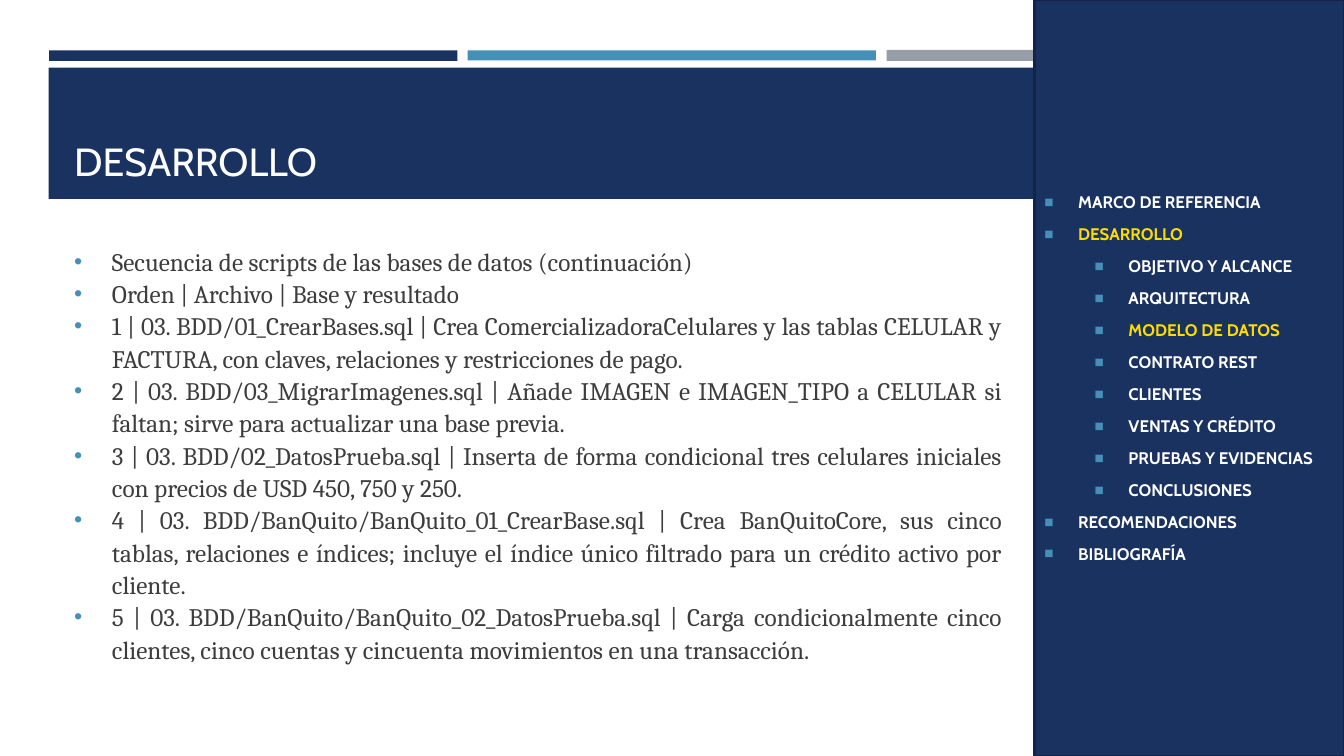
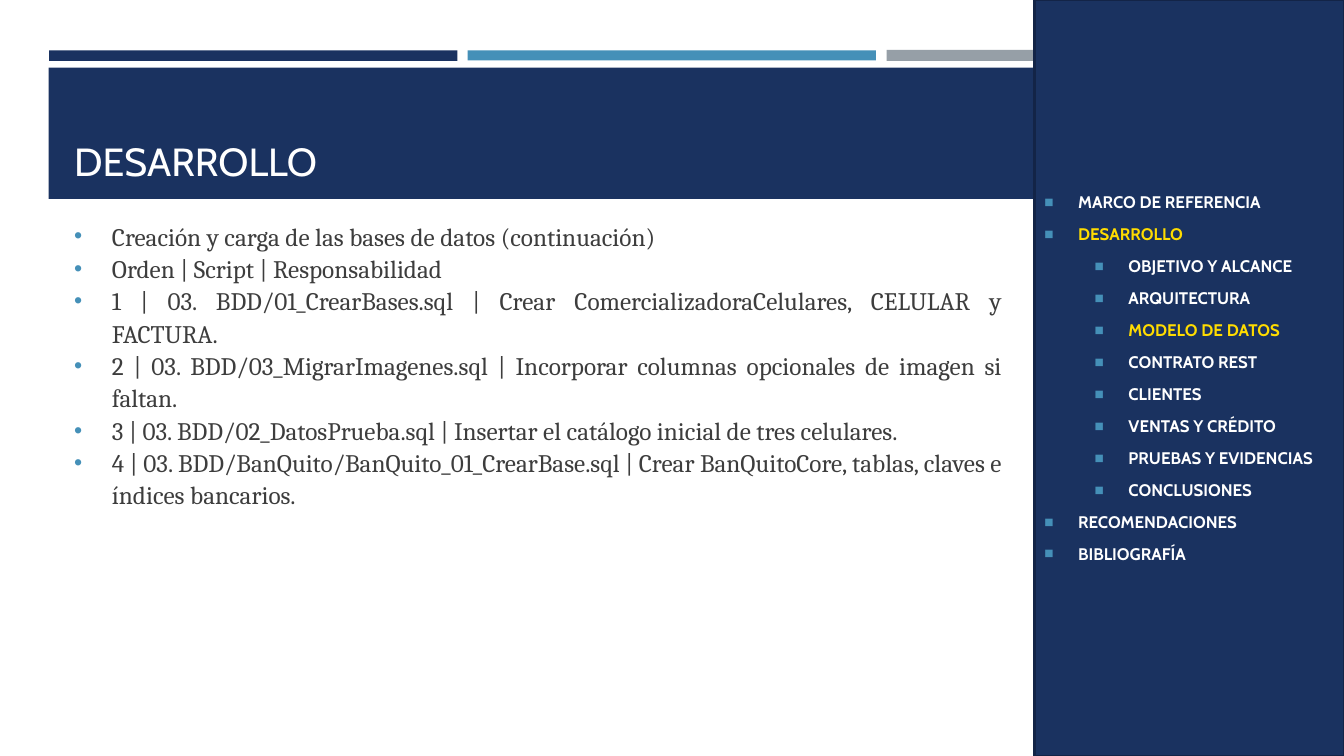
Before and after one commit to gamurigm/examen-arq-1, a slide deck: slide 35 of 05. DOCUMENTACION/02. PRESENTACION/PRESENTACION_CELULAR_BDDLOCAL_RESTFUL_DOTNET_GR09.pptx (slide 16 before the commit). Drawn at 1344x756 pixels with LibreOffice and Linux fonts; fonts in the diff are those of the drawing. Boxes give left, top, right and bottom in pixels: in the first picture for what was removed or moved away, otherwise in the second. Text is boxed around its words. In the diff, an @@ line names an element or a change of style, - is before the commit and + after.

```diff
--- a/05. DOCUMENTACION/02. PRESENTACION/PRESENTACION_CELULAR_BDDLOCAL_RESTFUL_DOTNET_GR09.pptx
+++ b/05. DOCUMENTACION/02. PRESENTACION/PRESENTACION_CELULAR_BDDLOCAL_RESTFUL_DOTNET_GR09.pptx
@@ text "Creación y carga de las ..." at (x1=112, y1=228, x2=1002, y2=504): vertical alignment middle to top @@
@@ text at (x1=112, y1=228, x2=1002, y2=504): text changed @@
-• Secuencia de scripts de las bases de datos (continuación)
-• Orden | Archivo | Base y resultado
-• 1 | 03. BDD/01_CrearBases.sql | Crea ComercializadoraCelulares y las tablas CELULAR y FACTURA, con claves, relaciones y restricciones de pago.
-• 2 | 03. BDD/03_MigrarImagenes.sql | Añade IMAGEN e IMAGEN_TIPO a CELULAR si faltan; sirve para actualizar una base previa.
-• 3 | 03. BDD/02_DatosPrueba.sql | Inserta de forma condicional tres celulares iniciales con precios de USD 450, 750 y 250.
-• 4 | 03. BDD/BanQuito/BanQuito_01_CrearBase.sql | Crea BanQuitoCore, sus cinco tablas, relaciones e índices; incluye el índice único filtrado para un crédito activo por cliente.
-• 5 | 03. BDD/BanQuito/BanQuito_02_DatosPrueba.sql | Carga condicionalmente cinco clientes, cinco cuentas y cincuenta movimientos en una transacción.
+• Creación y carga de las bases de datos (continuación)
+• Orden | Script | Responsabilidad
+• 1 | 03. BDD/01_CrearBases.sql | Crear ComercializadoraCelulares, CELULAR y FACTURA.
+• 2 | 03. BDD/03_MigrarImagenes.sql | Incorporar columnas opcionales de imagen si faltan.
+• 3 | 03. BDD/02_DatosPrueba.sql | Insertar el catálogo inicial de tres celulares.
+• 4 | 03. BDD/BanQuito/BanQuito_01_CrearBase.sql | Crear BanQuitoCore, tablas, claves e índices bancarios.
```
Also in this commit, not shown: 91 other slides changed, 82 slides added, 1 slide removed, 4 other files.
